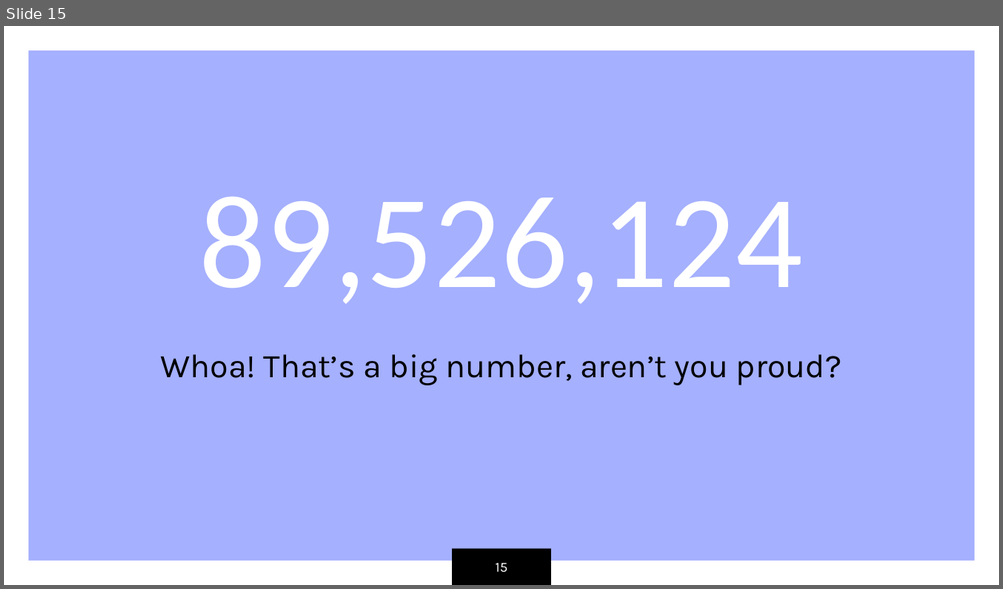
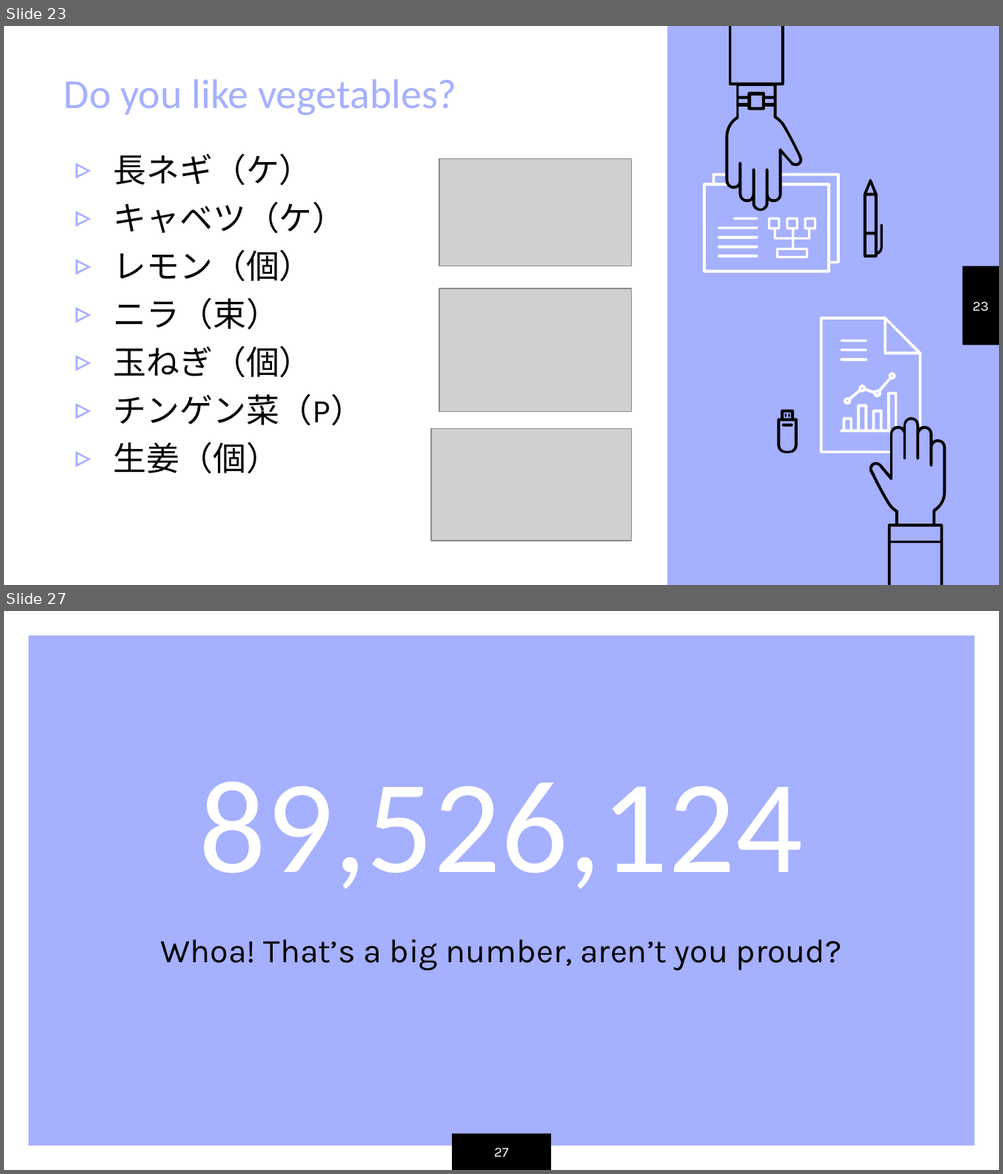
Before and after one commit to trungdung70199/Shifuto, a slide deck: Order.pptx. Shown one above the other, each under a label of ours: slide 15 before the commit, slides 23 and 27 after it; the slides between them are not shown. The pictures are 1003x589 and 1003x1174 pixels, drawn with LibreOffice and Linux fonts; fonts in the diff are those of the drawing; grey boxes stand for pictures. Boxes give left, top, right and bottom in pixels: in the first picture for what was removed or moved away, otherwise in the second. Text is boxed around its words. In the diff, an @@ line names an element or a change of style, - is before the commit and + after.

```diff
--- a/Order.pptx
+++ b/Order.pptx
@@ slide 23 added at [4, 26, 999, 585], background #A5B0FE @@
@@ rectangle added at [4, 26, 667, 585], fill #FFFFFF @@
@@ group added at [702, 26, 882, 272]: 9 freeform shapes @@
@@ title added at [64, 79, 457, 116], 30 pt, text #A5B0FE @@
+Do you like vegetables?
@@ text added at [114, 153, 364, 474], 24 pt, text #000000 @@
+▹ 長ネギ（ケ）
+▹ キャベツ（ケ）
+▹ レモン（個）
+▹ ニラ（束）
+▹ 玉ねぎ（個）
+▹ チンゲン菜（P）
+▹ 生姜（個）
@@ picture added at [438, 158, 631, 266] @@
@@ rectangle added at [962, 266, 999, 346], fill #000000 @@
@@ picture added at [438, 289, 631, 412] @@
@@ page number added at [972, 302, 988, 312], 10 pt, text #FFFFFF @@
+23
@@ group added at [777, 318, 946, 585]: 11 freeform shapes @@
@@ picture added at [431, 429, 631, 541] @@
@@ what was slide 15 is now slide 27 @@
@@ page number at [494, 1148, 508, 1157]: text changed @@
-15
+27
```
Also in this commit, not shown: 13 slides changed, 11 other slides added.
